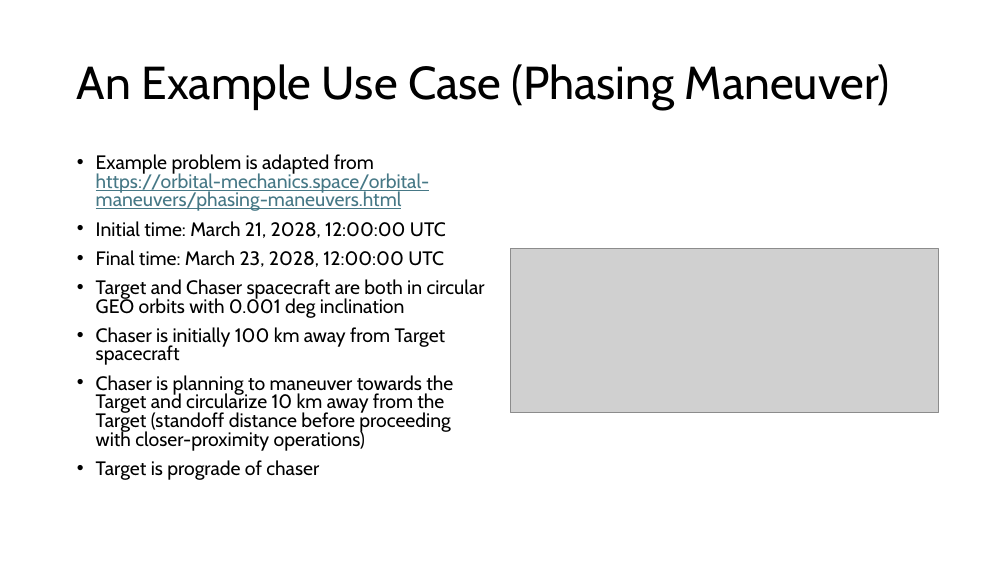
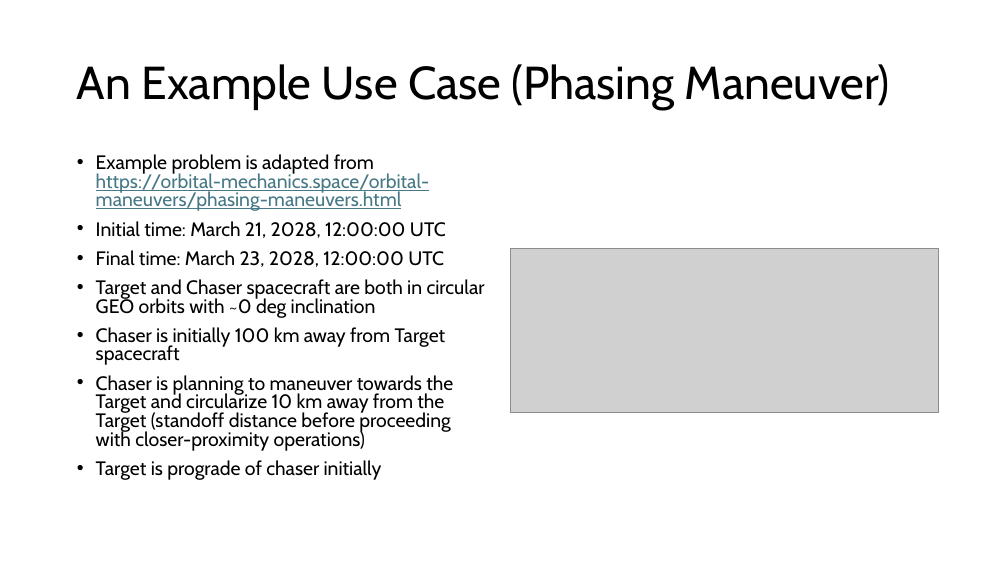
Before and after one commit to alex-w-johnson/nasa-gmat-phasing-burn-example, a slide deck: slide 3 of A Brief Intro To GMAT - Phasing Maneuver Example.pptx. Drawn at 1008x567 pixels with LibreOffice and Linux fonts; fonts in the diff are those of the drawing; grey boxes stand for pictures. Boxes give left, top, right and bottom in pixels: in the first picture for what was removed or moved away, otherwise in the second. Text is boxed around its words. In the diff, an @@ line names an element or a change of style, - is before the commit and + after.

```diff
--- a/A Brief Intro To GMAT - Phasing Maneuver Example.pptx
+++ b/A Brief Intro To GMAT - Phasing Maneuver Example.pptx
@@ text at (96, 279, 485, 318): text changed @@
-• Target and Chaser spacecraft are both in circular GEO orbits with 0.001 deg inclination
+• Target and Chaser spacecraft are both in circular GEO orbits with ~0 deg inclination
@@ text at (96, 460, 382, 480): text changed @@
-• Target is prograde of chaser
+• Target is prograde of chaser initially
```
Also in this commit, not shown: 1 other slide changed, 1 other file.
